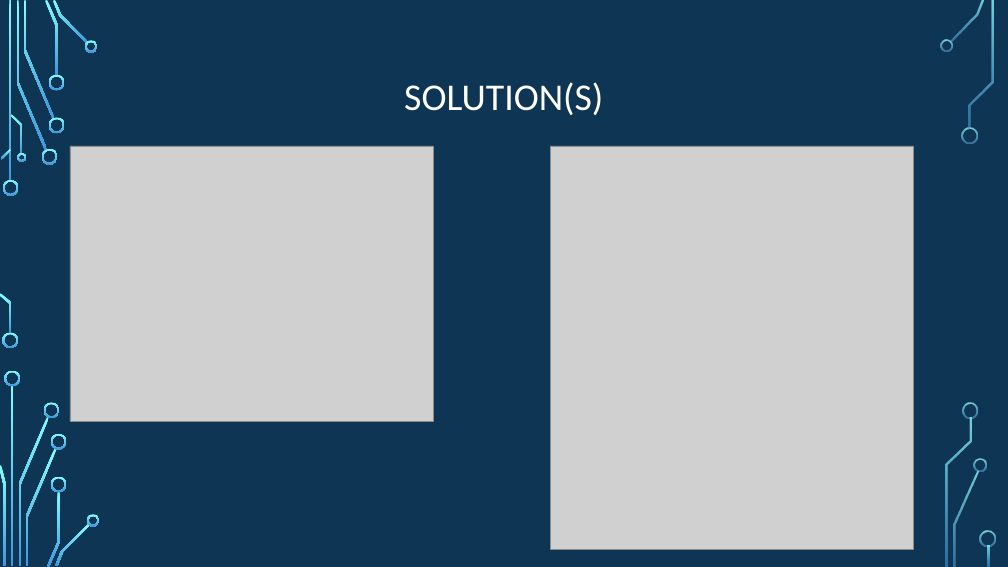
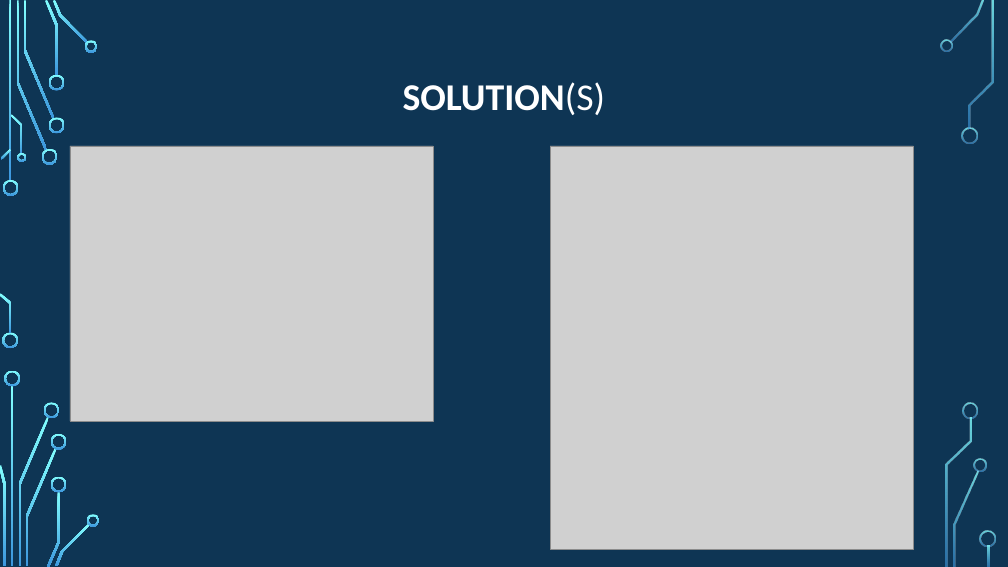
Before and after one commit to psypdt/ZIS_C-_Summer_Course_2019, a slide deck: slide 28 of Day_2/Day_2.pptx. Drawn at 1008x567 pixels with LibreOffice and Linux fonts; fonts in the diff are those of the drawing; grey boxes stand for pictures; background and template pictures are left out. Boxes give left, top, right and bottom in pixels: in the first picture for what was removed or moved away, otherwise in the second. Text is boxed around its words. In the diff, an @@ line names an element or a change of style, - is before the commit and + after.

```diff
--- a/Day_2/Day_2.pptx
+++ b/Day_2/Day_2.pptx
@@ title "SOLUTION(S)" at (x1=403, y1=82, x2=606, y2=115): bold on in "SOLUTION(S)" @@
```
Also in this commit, not shown: 10 other slides changed, 1 other file.
